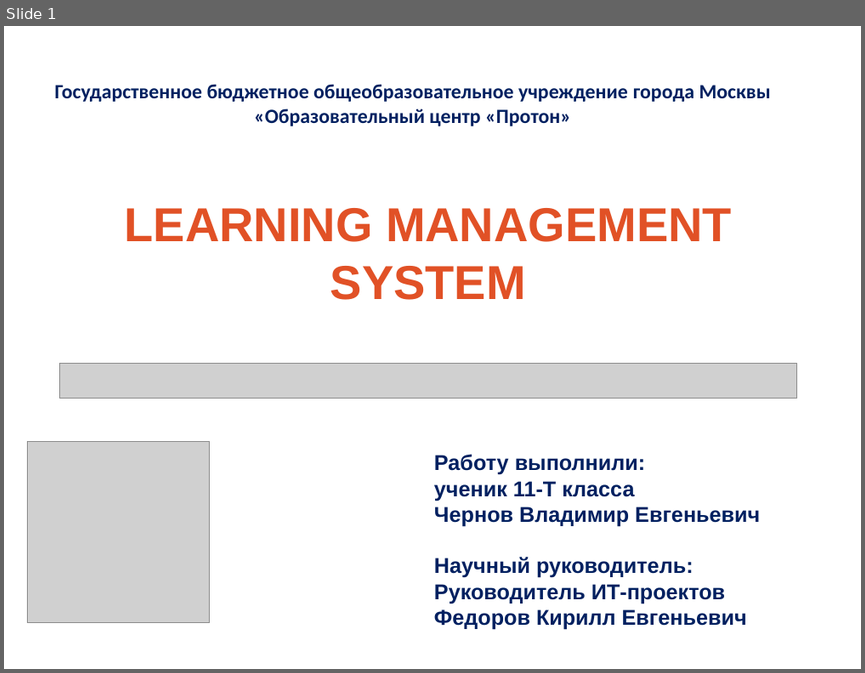
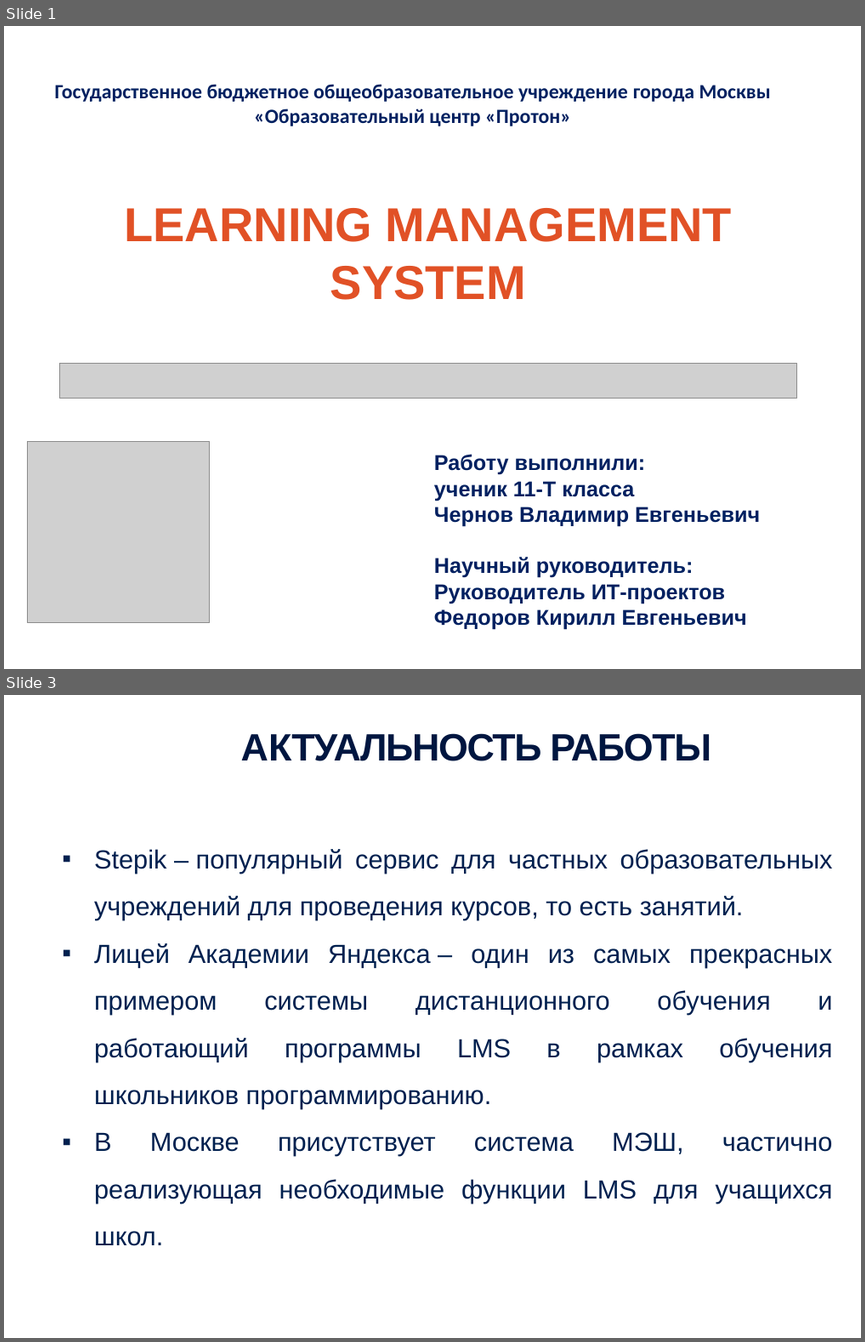
Before and after one commit to JaydenPears/LMS, a slide deck: Documentation/Чернов Владимир Презентация проектной работы.pptx. Shown one above the other, each under a label of ours: slide 1 before the commit, slides 1 and 3 after it; the slides between them are not shown. The pictures are 865x673 and 865x1342 pixels, drawn with LibreOffice and Linux fonts; fonts in the diff are those of the drawing; grey boxes stand for pictures; background and template pictures are left out. Boxes give left, top, right and bottom in pixels: in the first picture for what was removed or moved away, otherwise in the second. Text is boxed around its words. In the diff, an @@ line names an element or a change of style, - is before the commit and + after.

```diff
--- a/Documentation/Чернов Владимир Презентация проектной работы.pptx
+++ b/Documentation/Чернов Владимир Презентация проектной работы.pptx
@@ slide 3 added at (x1=4, y1=695, x2=861, y2=1338), background picture (left out) @@
@@ text added at (x1=241, y1=733, x2=711, y2=761), 32 pt, text #001640, bold @@
+АКТУАЛЬНОСТЬ РАБОТЫ
@@ text added at (x1=94, y1=849, x2=833, y2=1246), 22 pt, text #00204F @@
+▪ Stepik – популярный сервис для частных образовательных учреждений для проведения курсов, то есть занятий.
+▪ Лицей Академии Яндекса – один из самых прекрасных примером системы дистанционного обучения и работающий программы LMS в рамках обучения школьников программированию.
+▪ В Москве присутствует система МЭШ, частично реализующая необходимые функции LMS для учащихся школ.
```
Also in this commit, not shown: 4 slides changed, 12 other slides added, 24 slides removed, 4 other files.
